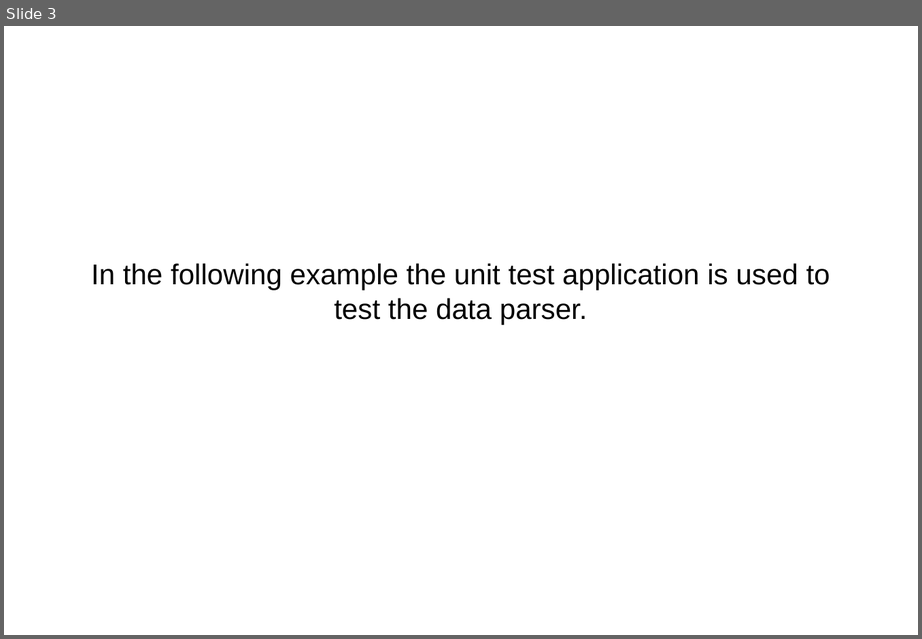
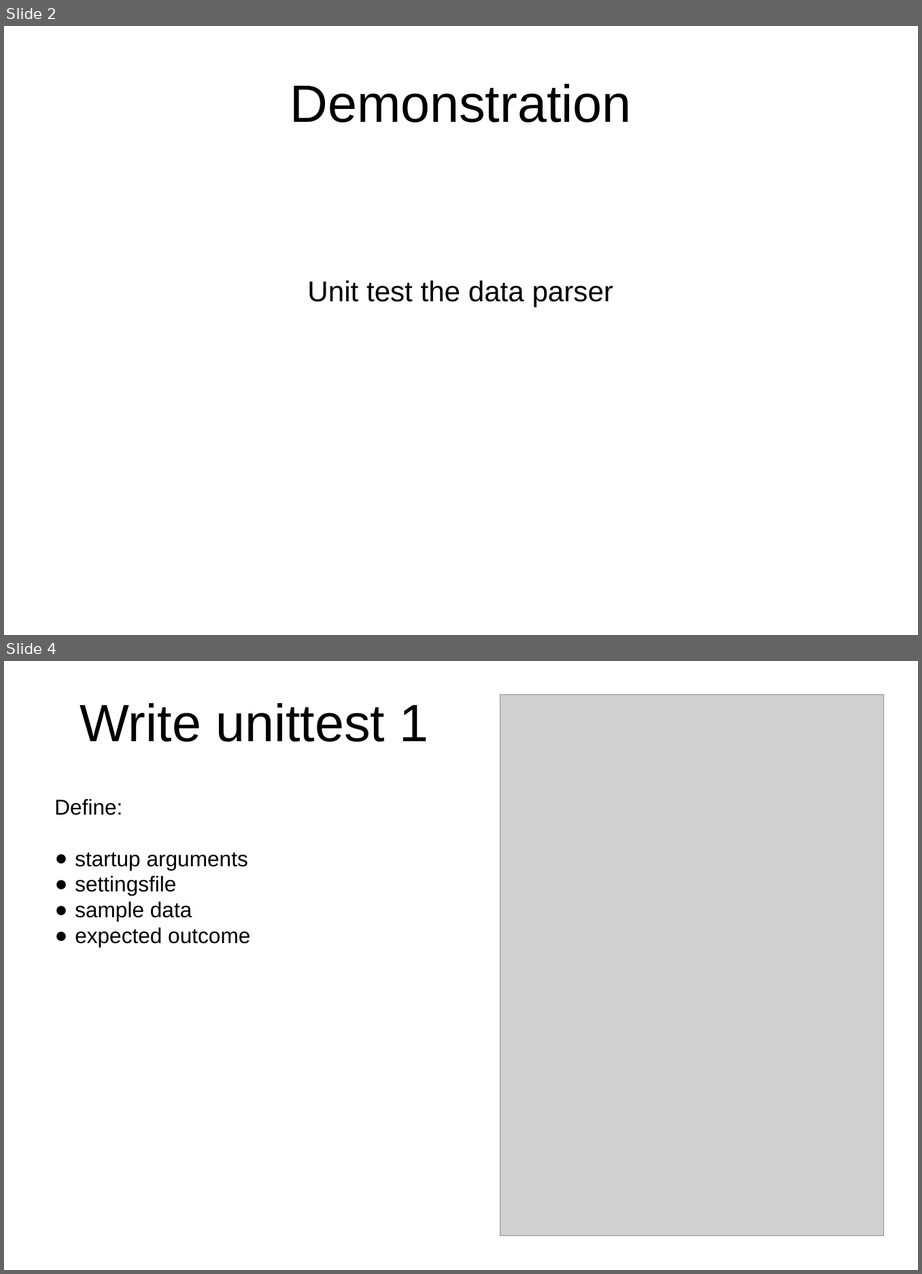
Before and after one commit to jn100py/portfolio, a slide deck: test_applications/presentation_testapplications.pptx. Shown one above the other, each under a label of ours: slide 3 before the commit, slides 2 and 4 after it; the slides between them are not shown. The pictures are 922x639 and 922x1274 pixels, drawn with LibreOffice and Linux fonts; fonts in the diff are those of the drawing; grey boxes stand for pictures. Boxes give left, top, right and bottom in pixels: in the first picture for what was removed or moved away, otherwise in the second. Text is boxed around its words. In the diff, an @@ line names an element or a change of style, - is before the commit and + after.

```diff
--- a/test_applications/presentation_testapplications.pptx
+++ b/test_applications/presentation_testapplications.pptx
@@ slide 4 added at bbox=[4, 661, 918, 1270], background #FFFFFF @@
@@ picture added at bbox=[500, 694, 885, 1236] @@
@@ text added at bbox=[79, 703, 429, 742], 44 pt, text #000000 @@
+Write unittest 1
@@ text added at bbox=[54, 799, 250, 947], 18 pt, text #000000 @@
+Define:
+● startup arguments
+● settingsfile
+● sample data
+● expected outcome
@@ what was slide 3 is now slide 2 @@
@@ slide 2 changed as well @@
@@ text added at bbox=[290, 84, 631, 123], 44 pt, text #000000 @@
+Demonstration
@@ text at bbox=[307, 280, 613, 308]: text changed @@
-In the following example the unit test application is used to test the data parser.
+Unit test the data parser
```
Also in this commit, not shown: 1 other slide changed, 8 other slides added, 10 slides removed, 2 other files.
